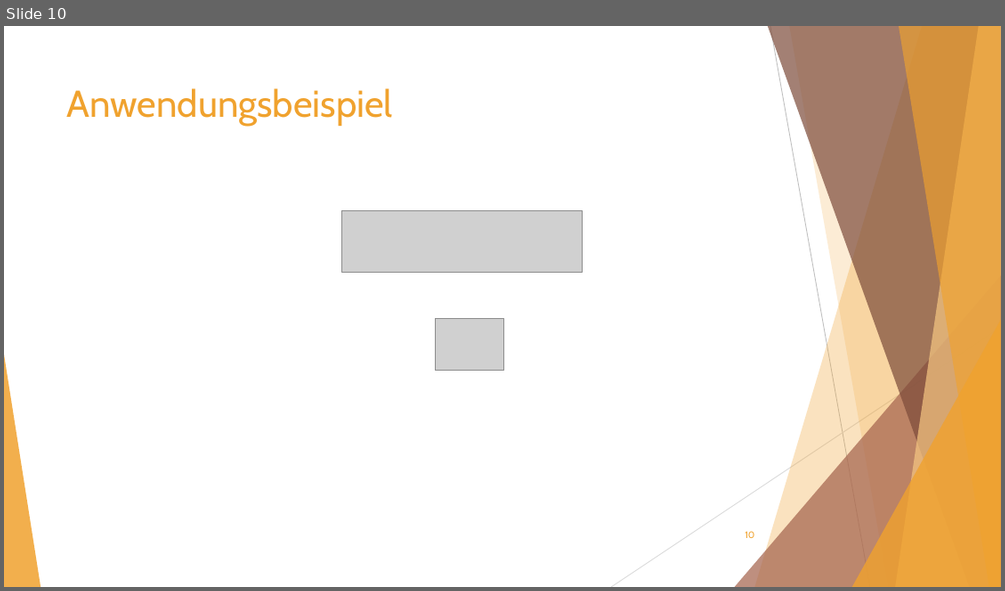
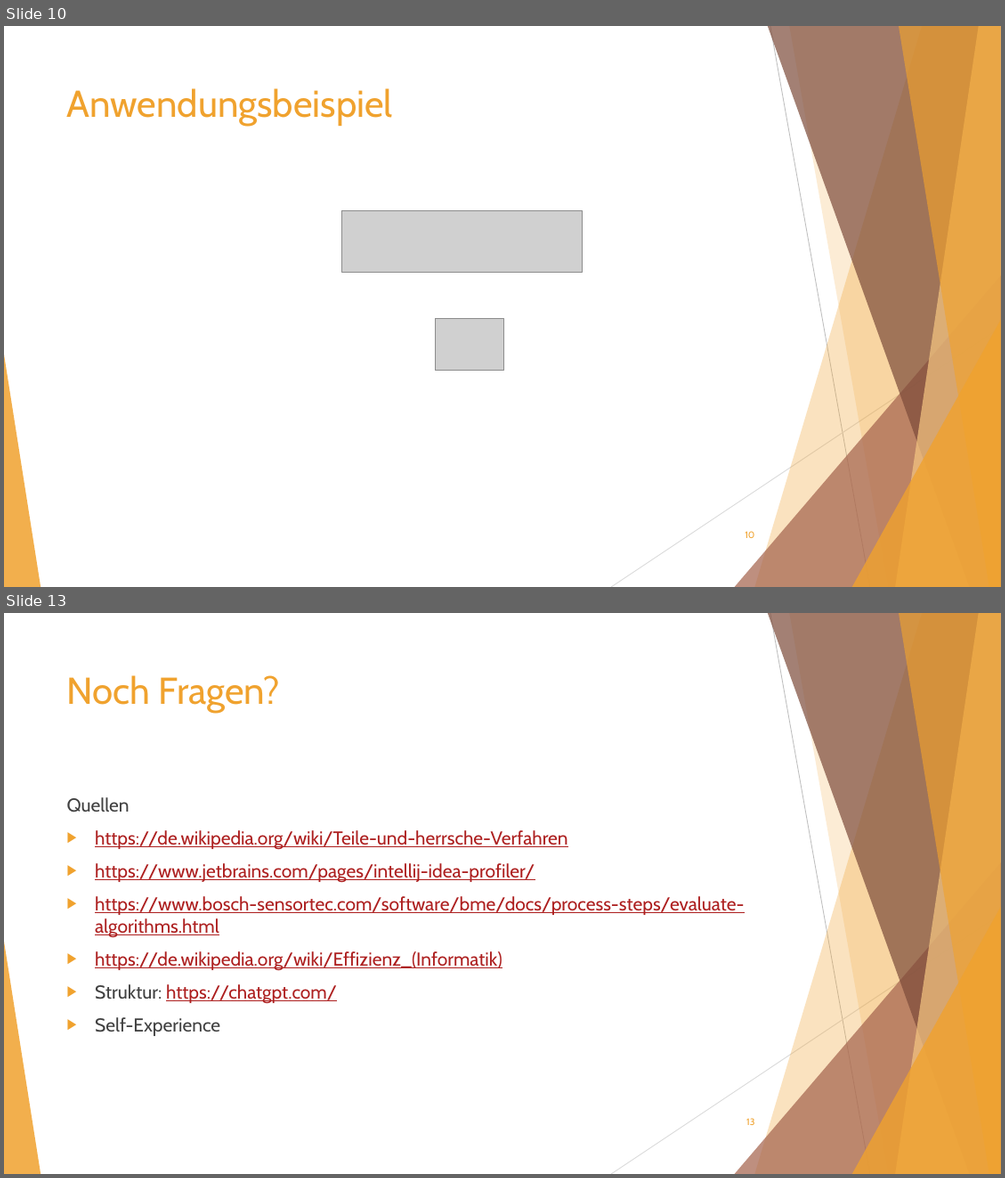
Before and after one commit to teremunart/school-fia, a slide deck: Ausbildung/Wie kann ich bewerten, ob mein Algorithmus performant ist/Wie kann ich bewerten, ob mein Algorithmus performant ist.pptx. Shown one above the other, each under a label of ours: slide 10 before the commit, slides 10 and 13 after it; the slides between them are not shown. The pictures are 1005x591 and 1005x1178 pixels, drawn with LibreOffice and Linux fonts; fonts in the diff are those of the drawing; grey boxes stand for pictures. Boxes give left, top, right and bottom in pixels: in the first picture for what was removed or moved away, otherwise in the second. Text is boxed around its words. In the diff, an @@ line names an element or a change of style, - is before the commit and + after.

```diff
--- a/Ausbildung/Wie kann ich bewerten, ob mein Algorithmus performant ist/Wie kann ich bewerten, ob mein Algorithmus performant ist.pptx
+++ b/Ausbildung/Wie kann ich bewerten, ob mein Algorithmus performant ist/Wie kann ich bewerten, ob mein Algorithmus performant ist.pptx
@@ slide 13 added at (4,613,1001,1174), background #FFFFFF; not listed: 10 template elements that a slide beside it also shows @@
@@ title added at (67,675,280,713), 36 pt, text #F0A22E @@
+Noch Fragen?
@@ text added at (67,797,744,1036), 18 pt, text #AD1F1F, underline @@
+Quellen
+▶ https://de.wikipedia.org/wiki/Teile-und-herrsche-Verfahren
+▶ https://www.jetbrains.com/pages/intellij-idea-profiler/
+▶ https://www.bosch-sensortec.com/software/bme/docs/process-steps/evaluate-algorithms.html
+▶ https://de.wikipedia.org/wiki/Effizienz_(Informatik)
+▶ Struktur: https://chatgpt.com/
+▶ Self-Experience
@@ page number added at (746,1118,754,1125), 9 pt, text #F0A22E @@
+13
```
Also in this commit, not shown: 1 slide changed, 1 other slide added, 1 slide removed.
